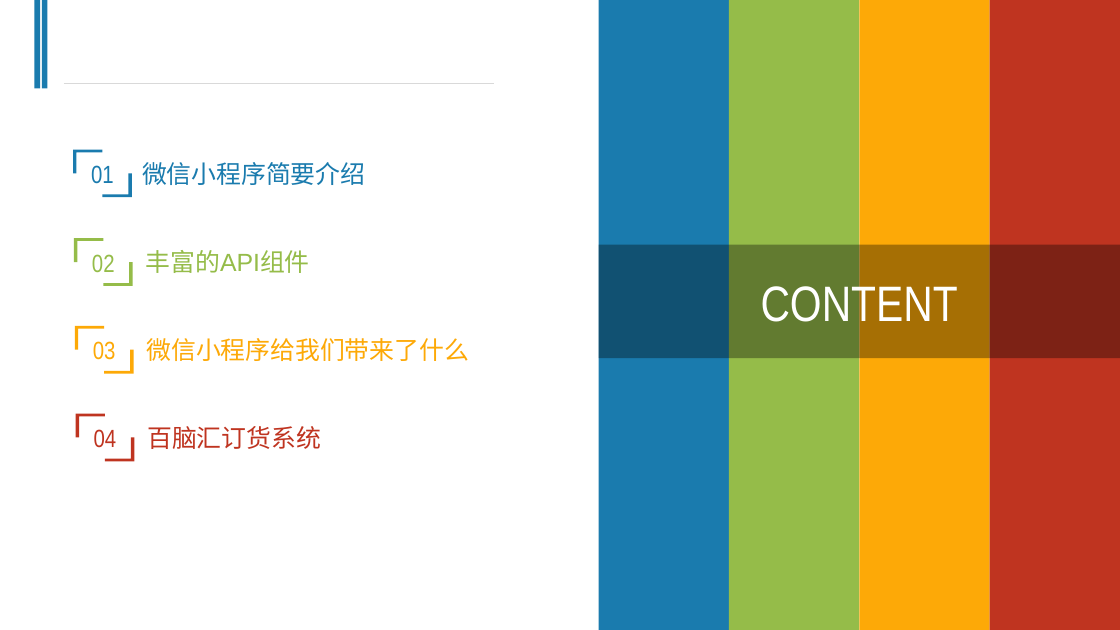
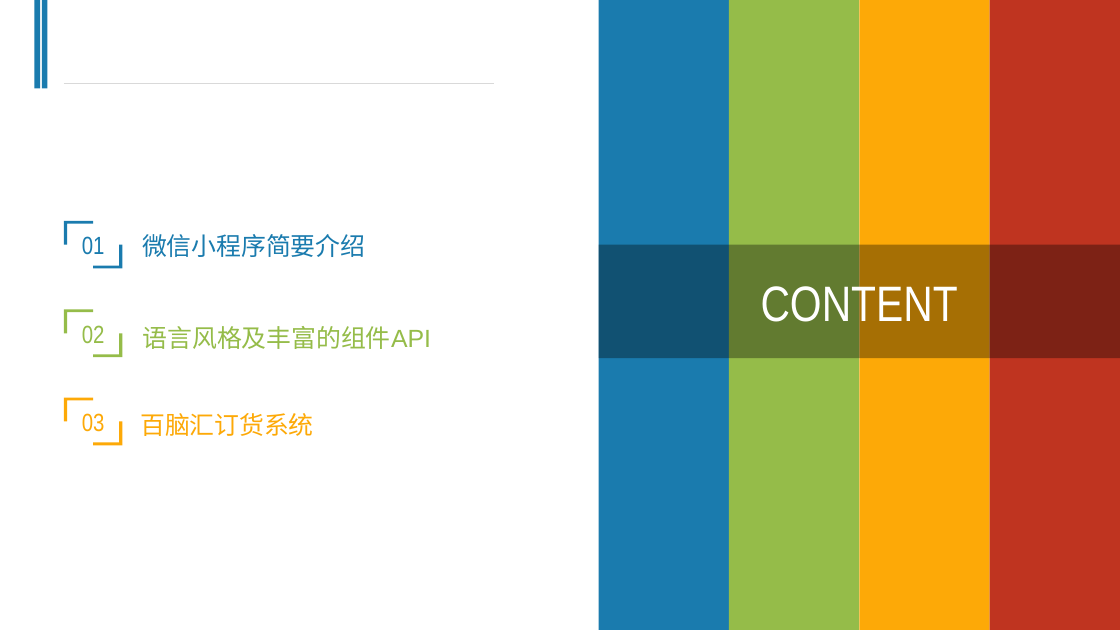
Before and after one commit to chanchunlei/weChat, a slide deck: slide 2 of ccl.pptx. Drawn at 1120x630 pixels with LibreOffice and Linux fonts; fonts in the diff are those of the drawing. Boxes give left, top, right and bottom in pixels: in the first picture for what was removed or moved away, otherwise in the second. Text is boxed around its words. In the diff, an @@ line names an element or a change of style, - is before the commit and + after.

```diff
--- a/ccl.pptx
+++ b/ccl.pptx
@@ text "微信小程序简要介绍": place and size @@
-text "微信小程序简要介绍" at bbox=[142, 162, 365, 185]
+text "微信小程序简要介绍" at bbox=[142, 234, 365, 257]
@@ text at bbox=[143, 326, 431, 349]: text changed @@
-丰富的API组件
+语言风格及丰富的组件API
@@ text removed at bbox=[147, 338, 469, 361] @@
-微信小程序给我们带来了什么
@@ 3 freeform shapes: place and size @@
-3 freeform shapes at bbox=[73, 150, 133, 374]
+3 freeform shapes at bbox=[64, 221, 122, 446]
@@ freeform shape removed at bbox=[76, 413, 134, 461] @@
-04
@@ text "百脑汇订货系统": place and size @@
-text "百脑汇订货系统" at bbox=[147, 426, 321, 449]
+text "百脑汇订货系统" at bbox=[140, 413, 314, 436]
@@ text "百脑汇订货系统" at bbox=[140, 413, 314, 436]: text colour #BF3420 to #FDA907 @@
```
Also in this commit, not shown: 2 other slides changed, 10 slides added, 16 slides removed.
